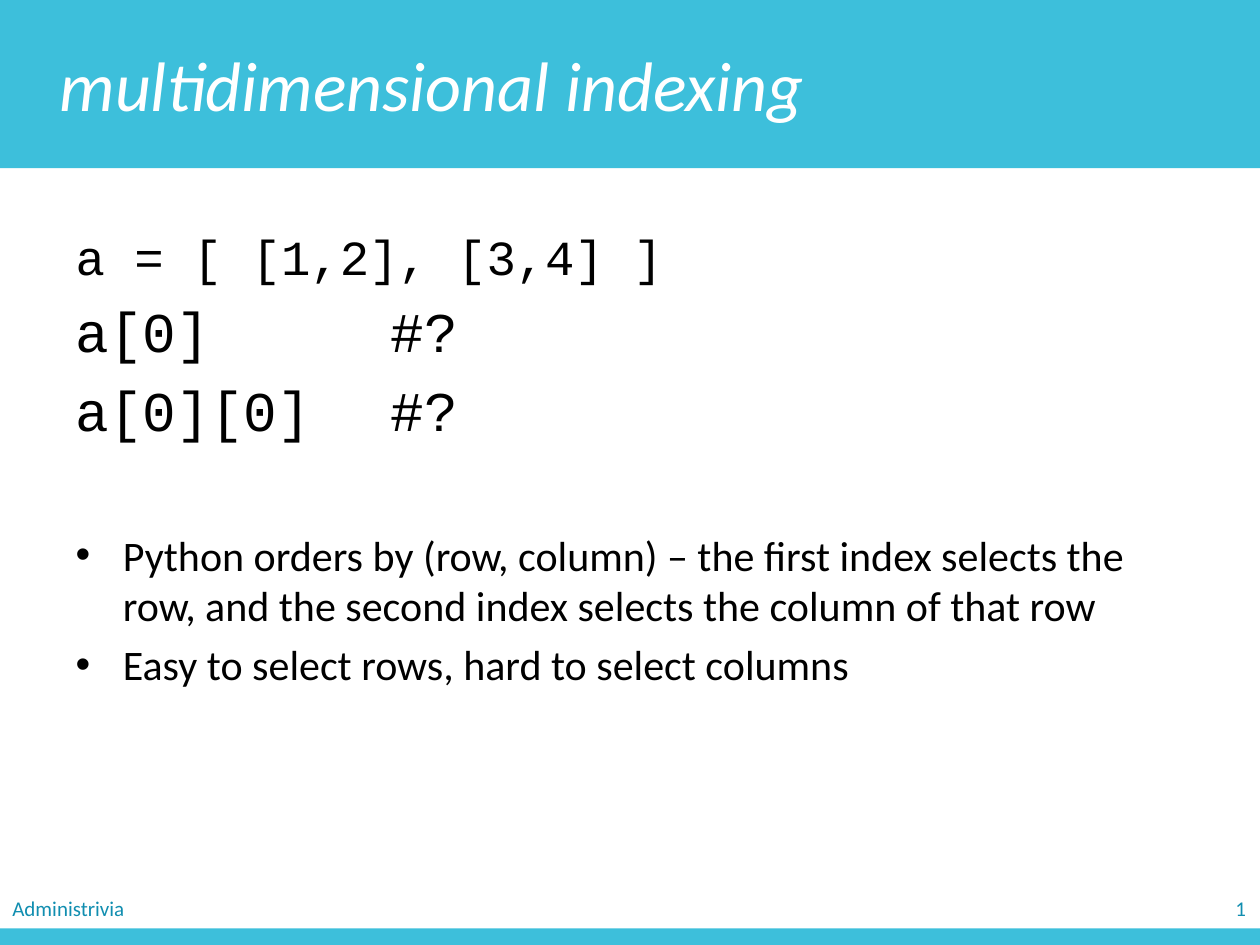
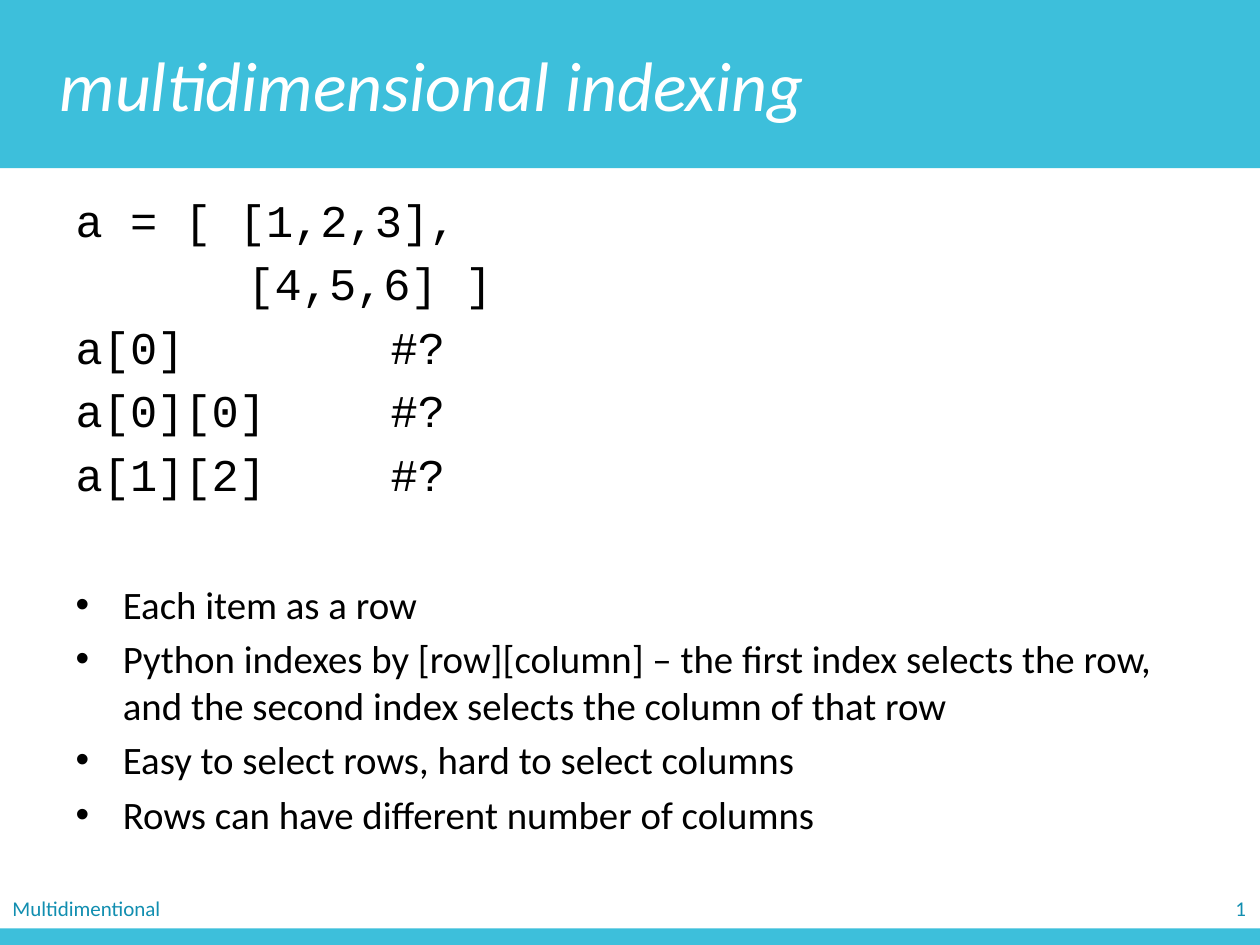
Before and after one commit to zichengliao/zuics101-fa17, a slide deck: slide 24 of lectures/lec10/lec10.pptx (slide 14 before the commit). Drawn at 1260x945 pixels with LibreOffice and Linux fonts; fonts in the diff are those of the drawing. Boxes give left, top, right and bottom in pixels: in the first picture for what was removed or moved away, otherwise in the second. Text is boxed around its words. In the diff, an @@ line names an element or a change of style, - is before the commit and + after.

```diff
--- a/lectures/lec10/lec10.pptx
+++ b/lectures/lec10/lec10.pptx
@@ text "a = [ [1,2,3],": place and size @@
-text "a = [ [1,2,3]," at (76, 240, 1124, 687)
+text "a = [ [1,2,3]," at (76, 204, 1151, 830)
@@ text at (76, 204, 457, 310): text changed; size 28 to 25.9 pt @@
-a = [ [1,2], [3,4] ]
+a = [ [1,2,3],
+[4,5,6] ]
@@ text at (76, 331, 794, 781): size 32 to 25.9 pt in "a[0] #?", "a[0][0] #?"; size 24 to 22.2 pt in "Easy to select rows, hard to select ..."; less space between paragraphs @@
@@ text at (76, 458, 1151, 721): text changed; size 24 to 22.2 pt @@
-• Python orders by (row, column) – the first index selects the row, and the second index selects the column of that row
+a[1][2] #?
+• Each item as a row
+• Python indexes by [row][column] – the first index selects the row, and the second index selects the column of that row
@@ text at (123, 802, 814, 830): paragraph added @@
+• Rows can have different number of columns
@@ text removed at (12, 901, 124, 916) @@
-Administrivia
@@ text added at (12, 901, 160, 916), 12 pt, text #118EB0 @@
+Multidimentional
```
Also in this commit, not shown: 23 other slides changed, 12 slides added, 1 slide removed, 4 other files.
